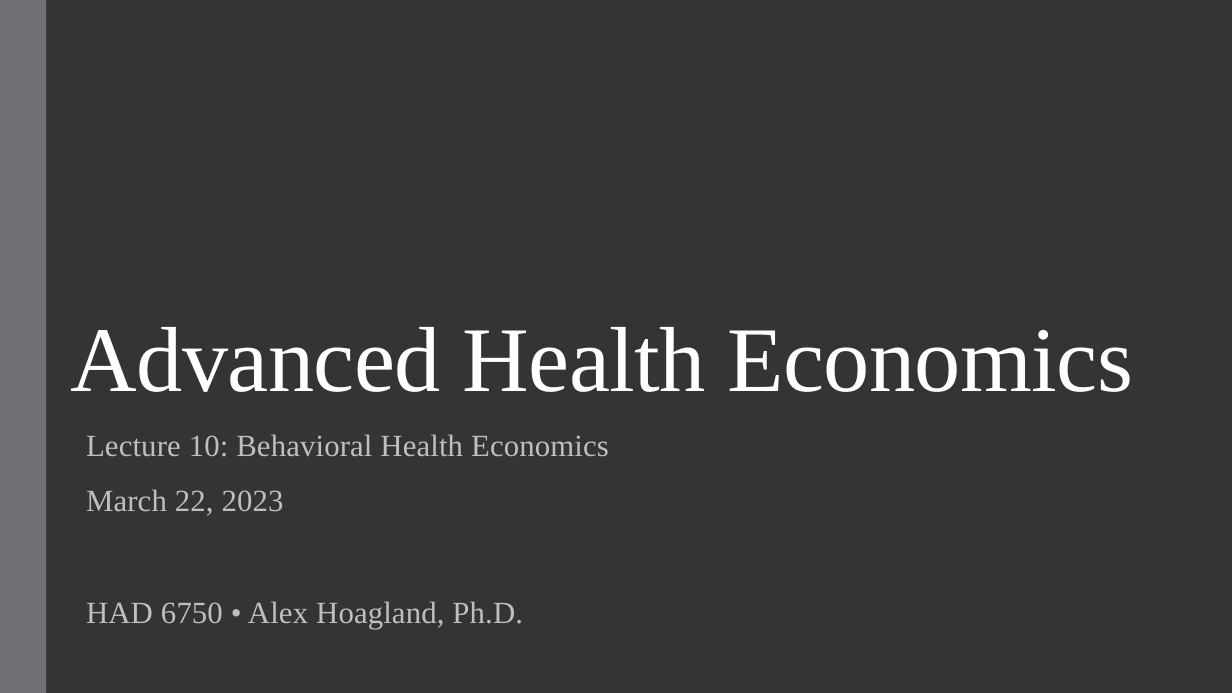
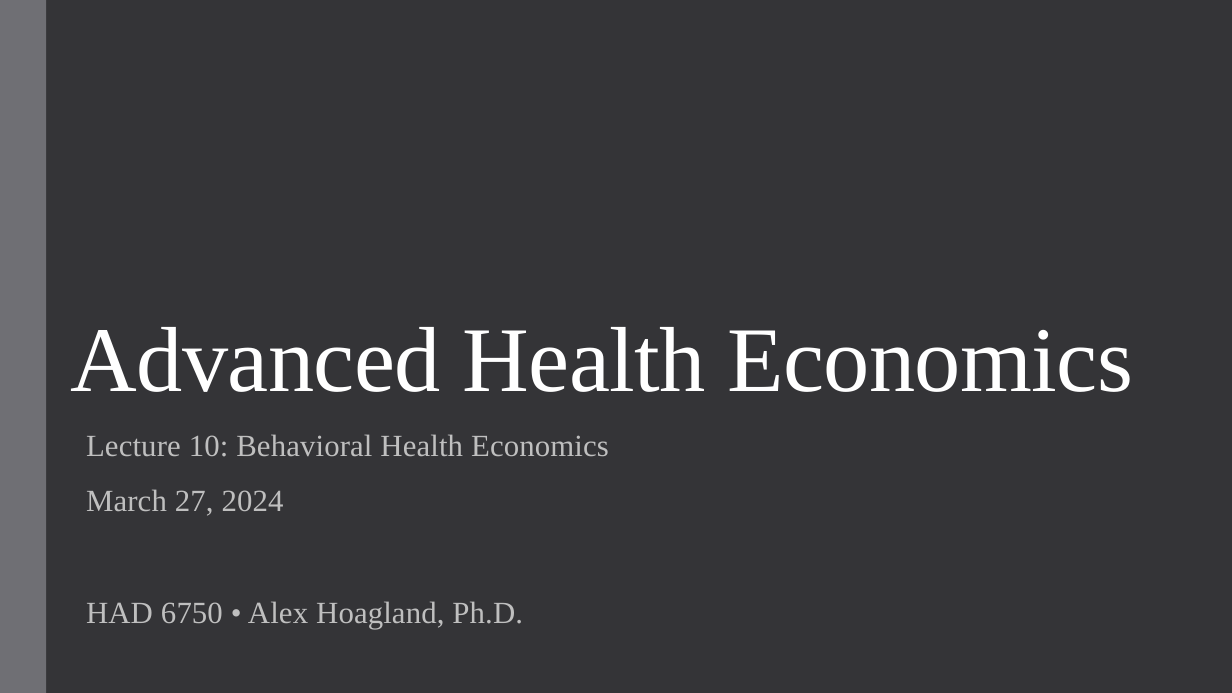
Before and after one commit to alex-hoagland/HAD6750H, a slide deck: slide 1 of Lecture10_BehavioralHealthEcon/L10Slides_BehavioralHealth_2023W.pptx. Drawn at 1232x693 pixels with LibreOffice and Linux fonts; fonts in the diff are those of the drawing. Boxes give left, top, right and bottom in pixels: in the first picture for what was removed or moved away, otherwise in the second. Text is boxed around its words. In the diff, an @@ line names an element or a change of style, - is before the commit and + after.

```diff
--- a/Lecture10_BehavioralHealthEcon/L10Slides_BehavioralHealth_2023W.pptx
+++ b/Lecture10_BehavioralHealthEcon/L10Slides_BehavioralHealth_2023W.pptx
@@ subtitle at [86, 489, 284, 516]: text changed @@
-March 22, 2023
+March 27, 2024
```
Also in this commit, not shown: 4 slides added, 3 other files.
